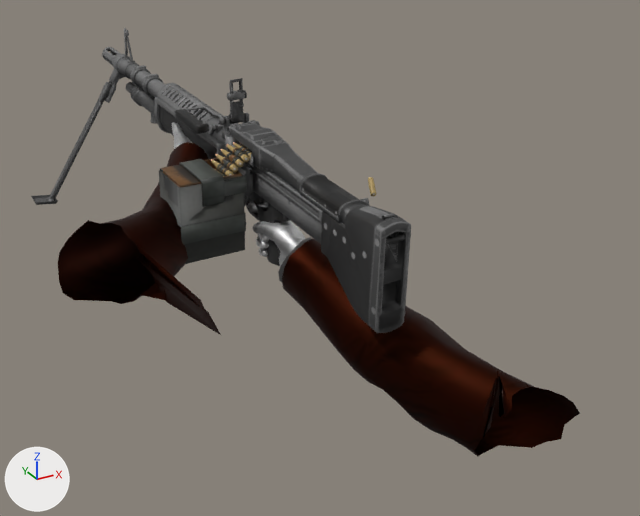
An edit to the OBJ model GameData/Animations/LMG/Fire/frame_10.obj, drawn before and after from the same camera.
The view is the same before and after, from a 50 mm lens placed at (-0.87, -1.59, 0.53), pointed at (0.24, 0.44, -0.48). Arrows for +X, +Y and +Z are at lower left; the lights stay in place. Where no turn or scale is listed for an object, it has been applied to the vertices.
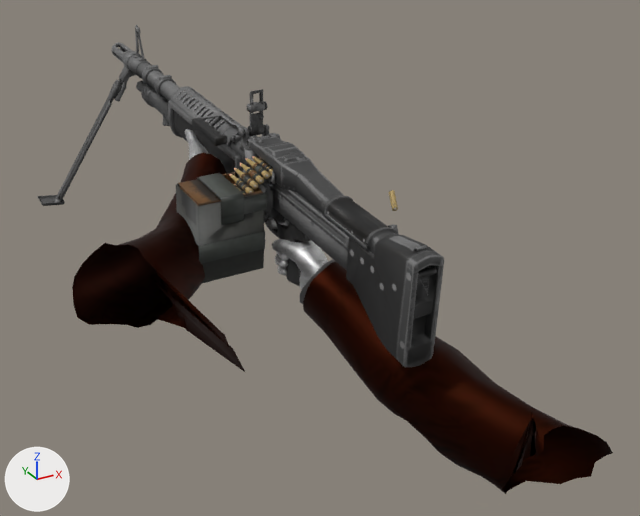
Changed parts and their boxes (x1, y1, x2, y2) in the pictures (640 x 516 px; the box of a moved part takes in the faces that stretch with it):
'PlayerModelMerged.001_PlayerModelMerged', reshaped (9% taller)
    before: (58, 122, 580, 456)
    after: (72, 129, 613, 494)
'Mesh.005', mesh turned
    before: (31, 28, 411, 333)
    after: (37, 25, 444, 367)
part 1 of me_mesh_001, moved or reshaped
    before: (211, 142, 252, 177)
    after: (229, 156, 273, 194)
part 3 of me_playermodelmerged_001_playermodelmerged, moved or reshaped
    before: (247, 201, 305, 266)
    after: (266, 218, 328, 291)
part 4 of me_playermodelmerged_001_playermodelmerged, moved or reshaped
    before: (278, 237, 312, 282)
    after: (300, 259, 335, 304)
part 5 of me_playermodelmerged_001_playermodelmerged, moved or reshaped
    before: (58, 142, 221, 335)
    after: (72, 153, 246, 373)
part 6 of me_playermodelmerged_001_playermodelmerged, moved or reshaped
    before: (282, 239, 580, 456)
    after: (303, 261, 613, 494)
part 7 of me_playermodelmerged_001_playermodelmerged, moved or reshaped
    before: (172, 122, 192, 149)
    after: (185, 129, 208, 160)

Diff of the bpy script that builds the scene:
```diff
--- a/GameData/Animations/LMG/Fire/frame_10.obj.py
+++ b/GameData/Animations/LMG/Fire/frame_10.obj.py
@@ me_mesh_001 @@
 me_mesh_001.from_pydata(...)  # 1411 vertices, 2709 faces; spans x -0.0465..0.0729, y 0.4411..0.5652, z -0.2451..-0.1451
 # used by ob_mesh_001; location = (0.0, 0.0, 0.0)
+# me_mesh_001 part 1: the whole mesh is multiplied about its middle by the matrix ((1.0, 0.0, 0.001), (0.0, 0.999, -0.031), (-0.001, 0.036, 1.0)), then moved by (0.0038, -0.115, -0.0098)
 me_mesh_001.materials.append(mat_bulletsandcasings)
@@ me_mesh_005 @@
 me_mesh_005.from_pydata(...)  # 10811 vertices, 20781 faces, 17 loose edges; spans x -0.32..0.41, y -0.15..1.75, z -0.6..0.02
 # used by ob_mesh_005; location = (0.0, 0.0, 0.0)
+# me_mesh_005 part 2: the whole mesh is turned 2.1 degrees about the x axis through its middle, then moved by (0.0, -0.11, 0.0)
 me_mesh_005.materials.append(mat_bits_m)
@@ me_playermodelmerged_001_playermodelmerged @@
 # used by ob_playermodelmerged_001_playermodelmerged; location = (0.0, 0.0, 0.0)
-me_playermodelmerged_001_playermodelmerged.from_pydata(...)  # 1157 vertices, 2192 faces; spans x -0.502..0.455, y -0.397..0.998, z -0.725..-0.183
+me_playermodelmerged_001_playermodelmerged.from_pydata(...)  # 1157 vertices, 2192 faces; spans x -0.499..0.458, y -0.499..0.884, z -0.763..-0.177
+# me_playermodelmerged_001_playermodelmerged part 3: the loose piece of 328 vertices spanning x 0.037..0.136, y 0.221..0.503, z -0.454..-0.302 is turned 2 degrees about the x axis through its middle, then moved by (0.004, -0.109, -0.015)
+# me_playermodelmerged_001_playermodelmerged part 4: the loose piece of 40 vertices spanning x 0.021..0.161, y 0.163..0.317, z -0.488..-0.322 is turned 1.9 degrees about the x axis through its middle, then moved by (0.004, -0.108, -0.019)
+# me_playermodelmerged_001_playermodelmerged part 5: the loose piece of 213 vertices spanning x -0.502..0.041, y -0.097..0.813, z -0.457..-0.188 is turned 2 degrees about the x axis through its middle, then moved by (0.004, -0.111, -0.015)
+# me_playermodelmerged_001_playermodelmerged part 6: the loose piece of 208 vertices spanning x 0.019..0.455, y -0.397..0.3, z -0.725..-0.322 is multiplied about its middle by the matrix ((1.0, 0.0, 0.002), (0.0, 0.999, -0.035), (-0.002, 0.035, 0.999)), then moved by (0.004, -0.104, -0.03)
+# me_playermodelmerged_001_playermodelmerged part 7: 328 of 1157 vertices moved; they spanned x -0.049..0.139, y 0.738..0.998, z -0.314..-0.183 and now span x -0.046..0.143, y 0.625..0.884, z -0.31..-0.177; mean shift (0.003, -0.114, 0.004); largest move (0.004, 0.928, -0.196) -> (0.007, 0.812, -0.19)
 me_playermodelmerged_001_playermodelmerged.materials.append(mat_gloves)
```
